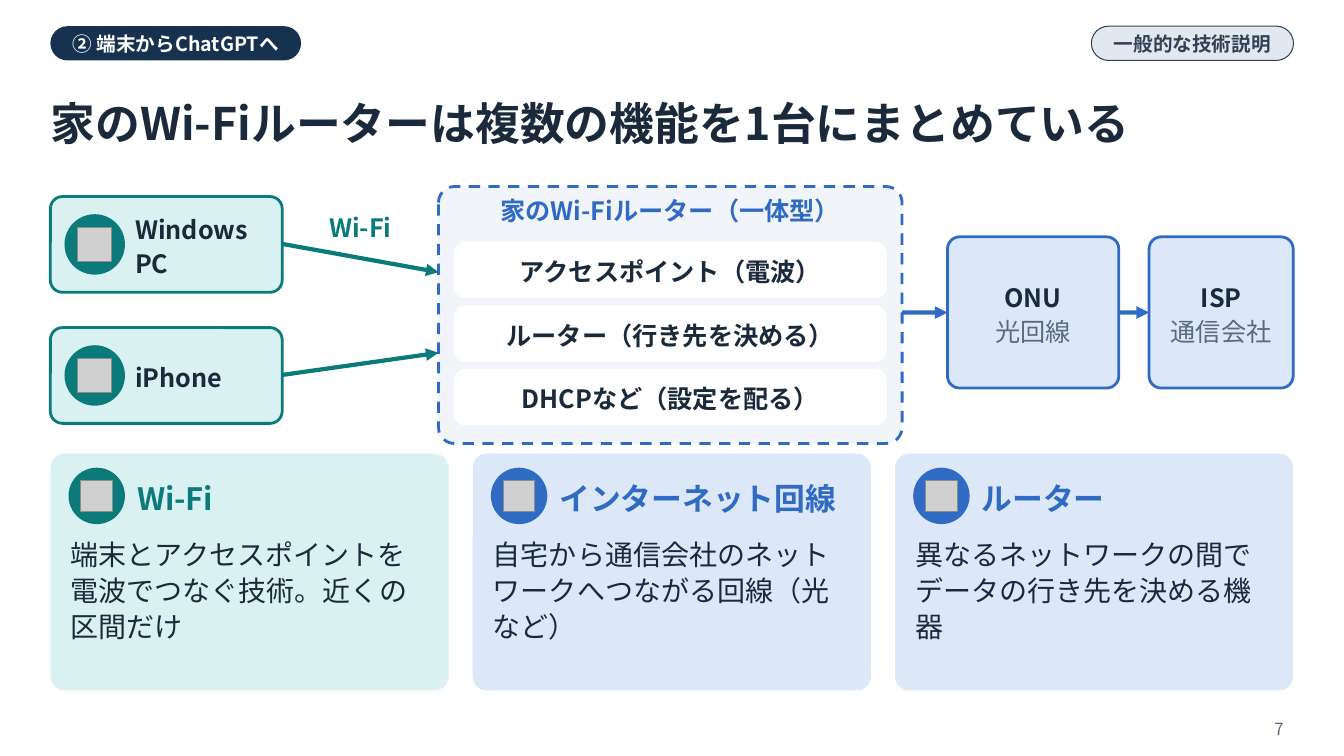
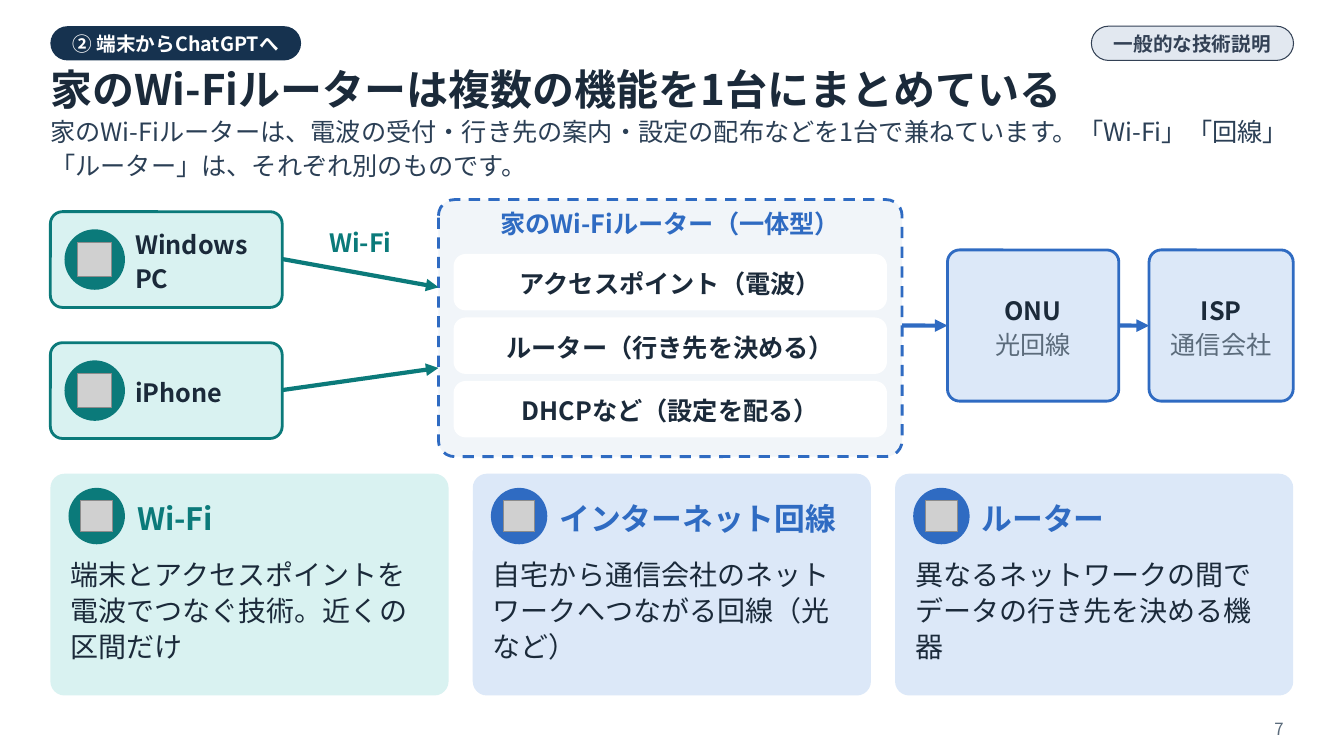
Before and after one commit to koyoy1016-gif/koyo1016, a slide deck: slide 7 of ai-infrastructure-hpe-study-deck.pptx. Drawn at 1344x756 pixels with LibreOffice and Linux fonts; fonts in the diff are those of the drawing; grey boxes stand for pictures. Boxes give left, top, right and bottom in pixels: in the first picture for what was removed or moved away, otherwise in the second. Text is boxed around its words. In the diff, an @@ line names an element or a change of style, - is before the commit and + after.

```diff
--- a/ai-infrastructure-hpe-study-deck.pptx
+++ b/ai-infrastructure-hpe-study-deck.pptx
@@ text "家のWi-Fiルーターは複数の機能を1台にまとめている" at [50,69,1061,109]: size 32 to 30 pt; line spacing 40pt to 38pt @@
@@ text added at [50,119,1288,177], 18 pt, text #2B3F55 @@
+家のWi-Fiルーターは、電波の受付・行き先の案内・設定の配布などを1台で兼ねています。「Wi-Fi」「回線」「ルーター」は、それぞれ別のものです。
@@ 3 texts, 3 rounded rectangles: place and size @@
-3 texts, 3 rounded rectangles at [454,242,887,425]
+3 texts, 3 rounded rectangles at [454,254,887,438]
@@ arrow moved from (1119, 313) - (1149, 313) to (902, 326) - (948, 326) @@
@@ arrow moved from (902, 313) - (948, 313) to (1119, 326) - (1149, 326) @@
@@ 6 texts, 5 rounded rectangles, 2 pictures, 2 ellipses, 2 arrows: place and size @@
-6 texts, 5 rounded rectangles, 2 pictures, 2 ellipses, 2 arrows at [50,187,1294,444]
+6 texts, 5 rounded rectangles, 2 pictures, 2 ellipses, 2 arrows at [50,200,1294,457]
@@ rounded rectangle: place and size @@
-rounded rectangle at [50,454,449,691]
+rounded rectangle at [50,474,449,696]
@@ rounded rectangle: place and size @@
-rounded rectangle at [473,454,871,691]
+rounded rectangle at [473,474,871,696]
@@ proportions changed in 3 elements at [50,474,449,696], [473,474,871,696], [895,474,1294,696] @@
@@ rounded rectangle: place and size @@
-rounded rectangle at [895,454,1294,691]
+rounded rectangle at [895,474,1294,696]
@@ 3 pictures, 3 texts, 3 ellipses: place and size @@
-3 pictures, 3 texts, 3 ellipses at [69,468,1105,524]
+3 pictures, 3 texts, 3 ellipses at [69,488,1105,544]
@@ text "端末とアクセスポイントを電波でつなぐ技術。近くの区間だけ": place and size @@
-text "端末とアクセスポイントを電波でつなぐ技術。近くの区間だけ" at [71,541,407,640]
+text "端末とアクセスポイントを電波でつなぐ技術。近くの区間だけ" at [71,561,407,660]
@@ text "自宅から通信会社のネットワークへつながる回線（光など）": place and size @@
-text "自宅から通信会社のネットワークへつながる回線（光など）" at [493,541,829,640]
+text "自宅から通信会社のネットワークへつながる回線（光など）" at [493,561,829,660]
@@ text "異なるネットワークの間でデータの行き先を決める機器": place and size @@
-text "異なるネットワークの間でデータの行き先を決める機器" at [915,542,1251,640]
+text "異なるネットワークの間でデータの行き先を決める機器" at [915,562,1251,660]
```
Also in this commit, not shown: 90 other slides changed, 17 other files.
